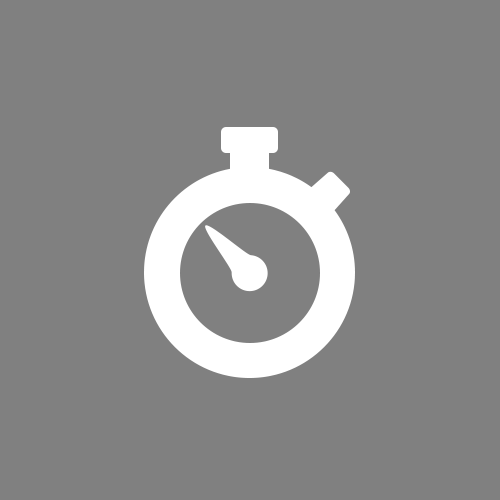
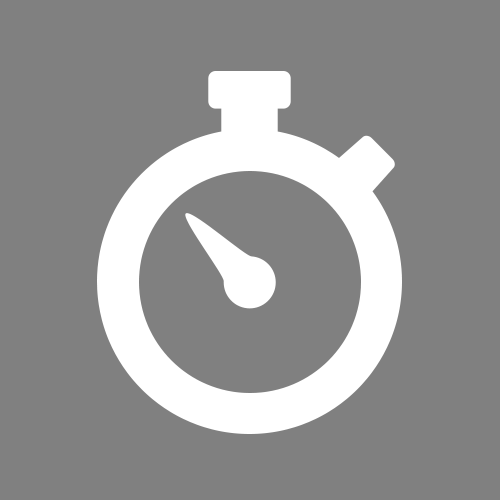
Revision of a layered 500×500 image; what changed, layer by layer:
painted on "regular" over (97, 71, 402, 434)
